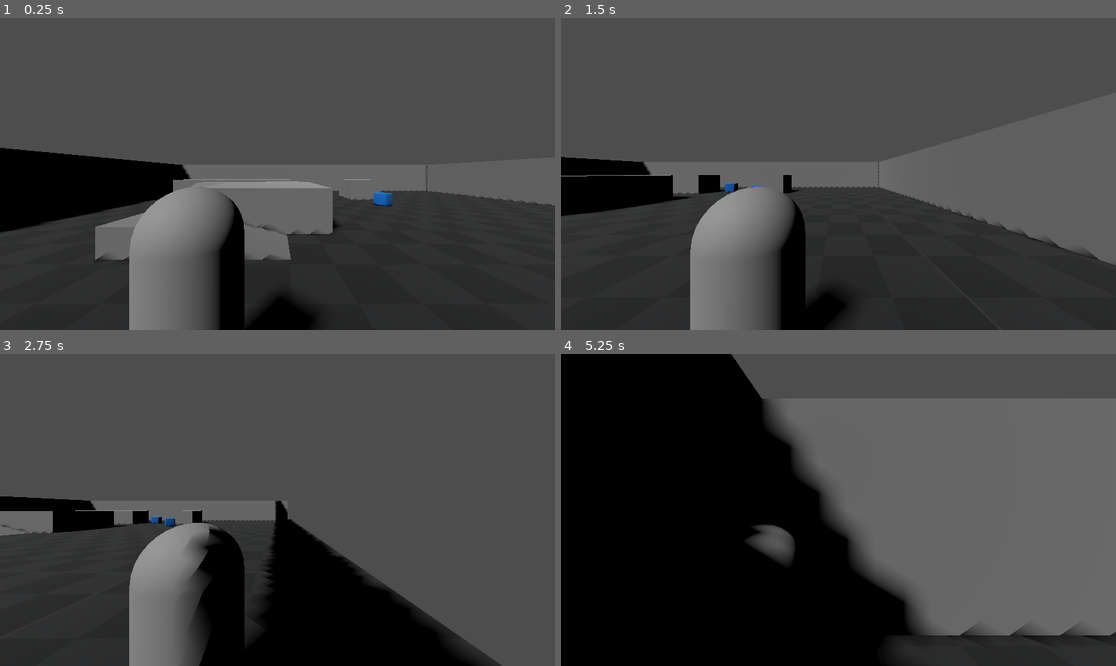
Above: before the commit, frames 1-4 (two rows, left to right).
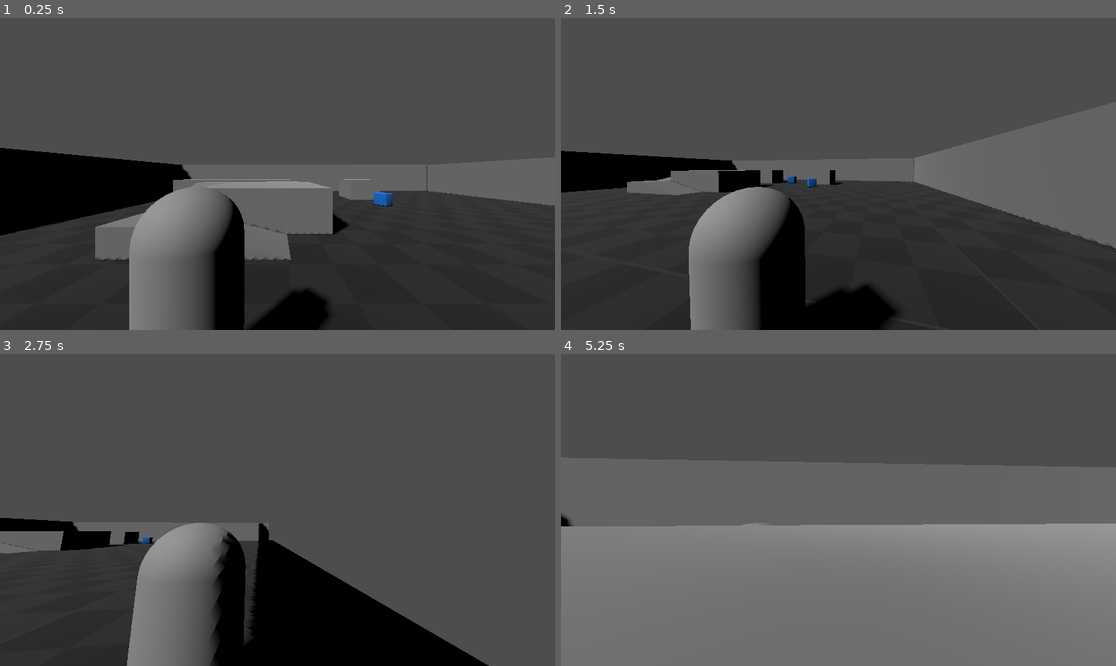
Above: after the commit, the same moments.

Repository: adamvirtualspace-lab/gravity-player
Game: Godot game, scene res://game/player/levels/level_player_test.tscn
Two runs of this game, one before a commit and one after it. Both use one fixed random seed, a clock stepped at 60 frames per second and the inputs below.
Inputs (mouse positions are in pixels of both pictures, inside the frame that each line leads up to):
- Up to frame 1 (0.25 s): no input
- Up to frame 2 (1.5 s): move the mouse to (960, 158) at 0.52 s; hold D (MoveRight) 0.53-1.28 s; move the mouse to (727, 189) at 1.27 s; hold S (MoveBackward) from 1.28 s (still down)
- Up to frame 3 (2.75 s): move the mouse to (333, 441) at 2.02 s; release S (MoveBackward) at 2.03 s; hold D (MoveRight) from 2.03 s (still down)
- Up to frame 4 (5.25 s): tap Enter at 2.75 s; move the mouse to (810, 572) at 2.77 s; release D (MoveRight) at 2.78 s; hold W (MoveForward) 2.78-3.53 s; move the mouse to (1005, 556) at 3.52 s; hold A (MoveLeft) 3.53-5.03 s; move the mouse to (672, 463) at 4.27 s; move the mouse to (866, 510) at 5.02 s; hold S (MoveBackward) from 5.03 s (still down)

The runs differ from the first frame. In frame 1, 1.1% of the frame differs, in the area x 0-100%, y 46-100%; in frame 2, 9.8%; in frame 3, 11%; in frame 4, 71%, in the area x 0-100%, y 0-100%.
Error before the commit: Parse Error: Function "_input" has the same name as a previously declared function. (res://game/player/player_tpc_gravity_scripts/cam_pivot_manager.gd:23)

Commit message:
Simple Camera Look Implemented

Diff:
--- a/game/player/levels/level_player_test.tscn
+++ b/game/player/levels/level_player_test.tscn
@@ -73,38 +73,43 @@
 [node name="LevelPlayerTest" type="Node3D" unique_id=1758604951]
 
 [node name="DirectionalLight3D" type="DirectionalLight3D" parent="." unique_id=510377983]
-transform = Transform3D(-0.76604444, -0.434261, 0.47391275, 0, 0.7372773, 0.67559016, -0.64278764, 0.5175321, -0.5647872, 0, 0, 0)
+transform = Transform3D(-0.70795774, -0.4771388, 0.5207056, 0, 0.73727727, 0.67559016, -0.70625466, 0.4782893, -0.5219612, 0, 2.7427213, 0)
 shadow_enabled = true
-directional_shadow_max_distance = 446.0
+shadow_blur = 1.181
+directional_shadow_split_1 = 0.046
+directional_shadow_split_2 = 0.091
+directional_shadow_split_3 = 0.41
+directional_shadow_max_distance = 404.4
+directional_shadow_pancake_size = 54.6
 
 [node name="ThirdPersonMap_Meshes" parent="." unique_id=568365014 instance=ExtResource("1_5nvjj")]
 
-[node name="StaticBody3D" type="StaticBody3D" parent="ThirdPersonMap_Meshes/SM_ChamferCube2" parent_id_path=PackedInt32Array(568365014, 1001872699) index="0" unique_id=1280924416]
+[node name="StaticBody3D" type="StaticBody3D" parent="ThirdPersonMap_Meshes/SM_ChamferCube2" parent_id_path=PackedInt32Array(568365014, 2114204809) index="0" unique_id=1280924416]
 
 [node name="CollisionShape3D" type="CollisionShape3D" parent="ThirdPersonMap_Meshes/SM_ChamferCube2/StaticBody3D" unique_id=343427673]
 shape = SubResource("ConcavePolygonShape3D_bjp20")
 
-[node name="StaticBody3D" type="StaticBody3D" parent="ThirdPersonMap_Meshes/SM_QuarterCylinder13" parent_id_path=PackedInt32Array(568365014, 1979980) index="0" unique_id=345706586]
+[node name="StaticBody3D" type="StaticBody3D" parent="ThirdPersonMap_Meshes/SM_QuarterCylinder13" parent_id_path=PackedInt32Array(568365014, 1923221077) index="0" unique_id=345706586]
 
 [node name="CollisionShape3D" type="CollisionShape3D" parent="ThirdPersonMap_Meshes/SM_QuarterCylinder13/StaticBody3D" unique_id=1188087151]
 shape = SubResource("ConcavePolygonShape3D_q64uv")
 
-[node name="StaticBody3D" type="StaticBody3D" parent="ThirdPersonMap_Meshes/SM_Cube10" parent_id_path=PackedInt32Array(568365014, 2087022082) index="0" unique_id=592051588]
+[node name="StaticBody3D" type="StaticBody3D" parent="ThirdPersonMap_Meshes/SM_Cube10" parent_id_path=PackedInt32Array(568365014, 1422601352) index="0" unique_id=592051588]
 
 [node name="CollisionShape3D" type="CollisionShape3D" parent="ThirdPersonMap_Meshes/SM_Cube10/StaticBody3D" unique_id=359568732]
 shape = SubResource("ConcavePolygonShape3D_jvdaq")
 
-[node name="StaticBody3D" type="StaticBody3D" parent="ThirdPersonMap_Meshes/SM_Ramp3" parent_id_path=PackedInt32Array(568365014, 1594580791) index="0" unique_id=1353080617]
+[node name="StaticBody3D" type="StaticBody3D" parent="ThirdPersonMap_Meshes/SM_Ramp3" parent_id_path=PackedInt32Array(568365014, 867559743) index="0" unique_id=1353080617]
 
 [node name="CollisionShape3D" type="CollisionShape3D" parent="ThirdPersonMap_Meshes/SM_Ramp3/StaticBody3D" unique_id=1650352350]
 shape = SubResource("ConcavePolygonShape3D_0iibd")
 
-[node name="StaticBody3D" type="StaticBody3D" parent="ThirdPersonMap_Meshes/SM_ChamferCube3" parent_id_path=PackedInt32Array(568365014, 1352597614) index="0" unique_id=372784467]
+[node name="StaticBody3D" type="StaticBody3D" parent="ThirdPersonMap_Meshes/SM_ChamferCube3" parent_id_path=PackedInt32Array(568365014, 982378669) index="0" unique_id=372784467]
 
 [node name="CollisionShape3D" type="CollisionShape3D" parent="ThirdPersonMap_Meshes/SM_ChamferCube3/StaticBody3D" unique_id=1694972733]
 shape = SubResource("ConcavePolygonShape3D_whkt8")
 
-[node name="SM_Cube6" parent="ThirdPersonMap_Meshes" index="5" unique_id=769052169]
+[node name="SM_Cube6" parent="ThirdPersonMap_Meshes" index="5" unique_id=473843759]
 transform = Transform3D(0, 1, 0, 0, 0, 4, 51.969833, 0, 0, 30, -2.842171e-16, -14.1972475)
 
 [node name="StaticBody3D" type="StaticBody3D" parent="ThirdPersonMap_Meshes/SM_Cube6" index="0" unique_id=934180190]
@@ -112,27 +117,27 @@
 [node name="CollisionShape3D" type="CollisionShape3D" parent="ThirdPersonMap_Meshes/SM_Cube6/StaticBody3D" unique_id=74007632]
 shape = SubResource("ConcavePolygonShape3D_tlbe8")
 
-[node name="StaticBody3D" type="StaticBody3D" parent="ThirdPersonMap_Meshes/SM_QuarterCylinder12" parent_id_path=PackedInt32Array(568365014, 492944768) index="0" unique_id=1114079364]
+[node name="StaticBody3D" type="StaticBody3D" parent="ThirdPersonMap_Meshes/SM_QuarterCylinder12" parent_id_path=PackedInt32Array(568365014, 2122278001) index="0" unique_id=1114079364]
 
 [node name="CollisionShape3D" type="CollisionShape3D" parent="ThirdPersonMap_Meshes/SM_QuarterCylinder12/StaticBody3D" unique_id=298550758]
 shape = SubResource("ConcavePolygonShape3D_pcfry")
 
-[node name="StaticBody3D" type="StaticBody3D" parent="ThirdPersonMap_Meshes/SM_Ramp" parent_id_path=PackedInt32Array(568365014, 78396694) index="0" unique_id=2073071461]
+[node name="StaticBody3D" type="StaticBody3D" parent="ThirdPersonMap_Meshes/SM_Ramp" parent_id_path=PackedInt32Array(568365014, 489006820) index="0" unique_id=2073071461]
 
 [node name="CollisionShape3D" type="CollisionShape3D" parent="ThirdPersonMap_Meshes/SM_Ramp/StaticBody3D" unique_id=425052313]
 shape = SubResource("ConcavePolygonShape3D_j1lqm")
 
-[node name="StaticBody3D" type="StaticBody3D" parent="ThirdPersonMap_Meshes/SM_QuarterCylinder14" parent_id_path=PackedInt32Array(568365014, 1110248960) index="0" unique_id=79775981]
+[node name="StaticBody3D" type="StaticBody3D" parent="ThirdPersonMap_Meshes/SM_QuarterCylinder14" parent_id_path=PackedInt32Array(568365014, 292858803) index="0" unique_id=79775981]
 
 [node name="CollisionShape3D" type="CollisionShape3D" parent="ThirdPersonMap_Meshes/SM_QuarterCylinder14/StaticBody3D" unique_id=1883313139]
 shape = SubResource("ConcavePolygonShape3D_taxr8")
 
-[node name="StaticBody3D" type="StaticBody3D" parent="ThirdPersonMap_Meshes/SM_QuarterCylinder6" parent_id_path=PackedInt32Array(568365014, 1921842774) index="0" unique_id=1075423503]
+[node name="StaticBody3D" type="StaticBody3D" parent="ThirdPersonMap_Meshes/SM_QuarterCylinder6" parent_id_path=PackedInt32Array(568365014, 1227160114) index="0" unique_id=1075423503]
 
 [node name="CollisionShape3D" type="CollisionShape3D" parent="ThirdPersonMap_Meshes/SM_QuarterCylinder6/StaticBody3D" unique_id=1126681947]
 shape = SubResource("ConcavePolygonShape3D_vigro")
 
-[node name="SM_Cube" parent="ThirdPersonMap_Meshes" index="10" unique_id=167160932]
+[node name="SM_Cube" parent="ThirdPersonMap_Meshes" index="10" unique_id=1666526149]
 transform = Transform3D(50, 0, 0, 0, -2.283857e-06, 0.5, 0, -52.248554, -2.1855694e-08, -11.784885, -0.4999981, -14.623534)
 material_override = ExtResource("2_4ehqd")
 
@@ -141,22 +146,22 @@
 [node name="CollisionShape3D" type="CollisionShape3D" parent="ThirdPersonMap_Meshes/SM_Cube/StaticBody3D" unique_id=1978959709]
 shape = SubResource("ConcavePolygonShape3D_5ftdy")
 
-[node name="StaticBody3D" type="StaticBody3D" parent="ThirdPersonMap_Meshes/SM_Ramp2" parent_id_path=PackedInt32Array(568365014, 1531683574) index="0" unique_id=1612263462]
+[node name="StaticBody3D" type="StaticBody3D" parent="ThirdPersonMap_Meshes/SM_Ramp2" parent_id_path=PackedInt32Array(568365014, 2004447552) index="0" unique_id=1612263462]
 
 [node name="CollisionShape3D" type="CollisionShape3D" parent="ThirdPersonMap_Meshes/SM_Ramp2/StaticBody3D" unique_id=1978416068]
 shape = SubResource("ConcavePolygonShape3D_ysy6w")
 
-[node name="StaticBody3D" type="StaticBody3D" parent="ThirdPersonMap_Meshes/SM_Cube8" parent_id_path=PackedInt32Array(568365014, 1857392176) index="0" unique_id=482230488]
+[node name="StaticBody3D" type="StaticBody3D" parent="ThirdPersonMap_Meshes/SM_Cube8" parent_id_path=PackedInt32Array(568365014, 1812501333) index="0" unique_id=482230488]
 
 [node name="CollisionShape3D" type="CollisionShape3D" parent="ThirdPersonMap_Meshes/SM_Cube8/StaticBody3D" unique_id=710462793]
 shape = SubResource("ConcavePolygonShape3D_s1u25")
 
-[node name="StaticBody3D" type="StaticBody3D" parent="ThirdPersonMap_Meshes/SM_Cube4" parent_id_path=PackedInt32Array(568365014, 1650336090) index="0" unique_id=1881891964]
+[node name="StaticBody3D" type="StaticBody3D" parent="ThirdPersonMap_Meshes/SM_Cube4" parent_id_path=PackedInt32Array(568365014, 934586839) index="0" unique_id=1881891964]
 
 [node name="CollisionShape3D" type="CollisionShape3D" parent="ThirdPersonMap_Meshes/SM_Cube4/StaticBody3D" unique_id=1414209025]
 shape = SubResource("ConcavePolygonShape3D_fhgru")
 
-[node name="SM_Cube5" parent="ThirdPersonMap_Meshes" index="14" unique_id=200731000]
+[node name="SM_Cube5" parent="ThirdPersonMap_Meshes" index="14" unique_id=154976857]
 transform = Transform3D(0, 1, 0, 0, 0, 4, 49.713924, 0, 0, -8.350432, -2.842171e-16, -13.368702)
 
 [node name="StaticBody3D" type="StaticBody3D" parent="ThirdPersonMap_Meshes/SM_Cube5" index="0" unique_id=45449061]
@@ -164,27 +169,27 @@
 [node name="CollisionShape3D" type="CollisionShape3D" parent="ThirdPersonMap_Meshes/SM_Cube5/StaticBody3D" unique_id=1188695596]
 shape = SubResource("ConcavePolygonShape3D_ia824")
 
-[node name="StaticBody3D" type="StaticBody3D" parent="ThirdPersonMap_Meshes/SM_Cube11" parent_id_path=PackedInt32Array(568365014, 472989350) index="0" unique_id=254303588]
+[node name="StaticBody3D" type="StaticBody3D" parent="ThirdPersonMap_Meshes/SM_Cube11" parent_id_path=PackedInt32Array(568365014, 543773279) index="0" unique_id=254303588]
 
 [node name="CollisionShape3D" type="CollisionShape3D" parent="ThirdPersonMap_Meshes/SM_Cube11/StaticBody3D" unique_id=719542011]
 shape = SubResource("ConcavePolygonShape3D_ywg7k")
 
-[node name="StaticBody3D" type="StaticBody3D" parent="ThirdPersonMap_Meshes/SM_QuarterCylinder11" parent_id_path=PackedInt32Array(568365014, 1466825984) index="0" unique_id=1979378678]
+[node name="StaticBody3D" type="StaticBody3D" parent="ThirdPersonMap_Meshes/SM_QuarterCylinder11" parent_id_path=PackedInt32Array(568365014, 1916191326) index="0" unique_id=1979378678]
 
 [node name="CollisionShape3D" type="CollisionShape3D" parent="ThirdPersonMap_Meshes/SM_QuarterCylinder11/StaticBody3D" unique_id=1212927516]
 shape = SubResource("ConcavePolygonShape3D_gs624")
 
-[node name="StaticBody3D" type="StaticBody3D" parent="ThirdPersonMap_Meshes/SM_Cube9" parent_id_path=PackedInt32Array(568365014, 1562458621) index="0" unique_id=549504613]
+[node name="StaticBody3D" type="StaticBody3D" parent="ThirdPersonMap_Meshes/SM_Cube9" parent_id_path=PackedInt32Array(568365014, 497121647) index="0" unique_id=549504613]
 
 [node name="CollisionShape3D" type="CollisionShape3D" parent="ThirdPersonMap_Meshes/SM_Cube9/StaticBody3D" unique_id=1398225330]
 shape = SubResource("ConcavePolygonShape3D_0hbip")
 
-[node name="StaticBody3D" type="StaticBody3D" parent="ThirdPersonMap_Meshes/SM_QuarterCylinder3" parent_id_path=PackedInt32Array(568365014, 1242639856) index="0" unique_id=1845184276]
+[node name="StaticBody3D" type="StaticBody3D" parent="ThirdPersonMap_Meshes/SM_QuarterCylinder3" parent_id_path=PackedInt32Array(568365014, 578427221) index="0" unique_id=1845184276]
 
 [node name="CollisionShape3D" type="CollisionShape3D" parent="ThirdPersonMap_Meshes/SM_QuarterCylinder3/StaticBody3D" unique_id=810441745]
 shape = SubResource("ConcavePolygonShape3D_dx7we")
 
-[node name="SM_Cube2" parent="ThirdPersonMap_Meshes" index="19" unique_id=934699469]
+[node name="SM_Cube2" parent="ThirdPersonMap_Meshes" index="19" unique_id=804676430]
 transform = Transform3D(39.297157, 0, 0, 0, 0, 4, 0, -1, 0, -9.076986, 0, -13.068256)
 
 [node name="StaticBody3D" type="StaticBody3D" parent="ThirdPersonMap_Meshes/SM_Cube2" index="0" unique_id=1316884458]
@@ -192,7 +197,7 @@
 [node name="CollisionShape3D" type="CollisionShape3D" parent="ThirdPersonMap_Meshes/SM_Cube2/StaticBody3D" unique_id=490136170]
 shape = SubResource("ConcavePolygonShape3D_h11yq")
 
-[node name="SM_Cube3" parent="ThirdPersonMap_Meshes" index="20" unique_id=488509227]
+[node name="SM_Cube3" parent="ThirdPersonMap_Meshes" index="20" unique_id=142221399]
 transform = Transform3D(42.97976, 0, 0, 0, 0, 4, 0, -1, 0, -10.73046, -4.5474734e-15, 34)
 
 [node name="StaticBody3D" type="StaticBody3D" parent="ThirdPersonMap_Meshes/SM_Cube3" index="0" unique_id=1085765110]
@@ -200,7 +205,7 @@
 [node name="CollisionShape3D" type="CollisionShape3D" parent="ThirdPersonMap_Meshes/SM_Cube3/StaticBody3D" unique_id=918866562]
 shape = SubResource("ConcavePolygonShape3D_15ebu")
 
-[node name="StaticBody3D" type="StaticBody3D" parent="ThirdPersonMap_Meshes/SM_Cube7" parent_id_path=PackedInt32Array(568365014, 538673181) index="0" unique_id=270998347]
+[node name="StaticBody3D" type="StaticBody3D" parent="ThirdPersonMap_Meshes/SM_Cube7" parent_id_path=PackedInt32Array(568365014, 1384988210) index="0" unique_id=270998347]
 
 [node name="CollisionShape3D" type="CollisionShape3D" parent="ThirdPersonMap_Meshes/SM_Cube7/StaticBody3D" unique_id=214354436]
 shape = SubResource("ConcavePolygonShape3D_ttn0b")
--- a/game/player/player_tpc_gravity_scripts/cam_pivot_manager.gd
+++ b/game/player/player_tpc_gravity_scripts/cam_pivot_manager.gd
@@ -1,5 +1,10 @@
 extends Node3D
 
+# define camera_rotation vector2 value starts from 0
+var camera_rotation: Vector2 = Vector2.ZERO
+
+var mouse_sensitivity: float = 0.001
+var max_y_rotation: float = 1.2
 
 # Called when the node enters the scene tree for the first time.
 func _ready() -> void:
@@ -19,6 +24,19 @@
 		else:
 			Input.set_mouse_mode(Input.MOUSE_MODE_CAPTURED)
 
-# Mouse Movement
-func _input(event: InputEvent) -> void:
-	pass
+	# If Mouse is captured, and assigning it into variable
+	if event is InputEventMouseMotion:
+		var mouse_event: Vector2 = event.screen_relative*mouse_sensitivity
+		camera_look(mouse_event)
+
+
+# Applying the Captured Mouse Movement variable
+func camera_look(mouse_movement: Vector2) -> void:
+	camera_rotation += mouse_movement
+
+	transform.basis = Basis()
+
+	rotate_object_local(Vector3(0,1,0), -camera_rotation.x)
+	rotate_object_local(Vector3(1,0,0), camera_rotation.y)
+
+	camera_rotation.y = clamp(camera_rotation.y, -max_y_rotation, max_y_rotation)
